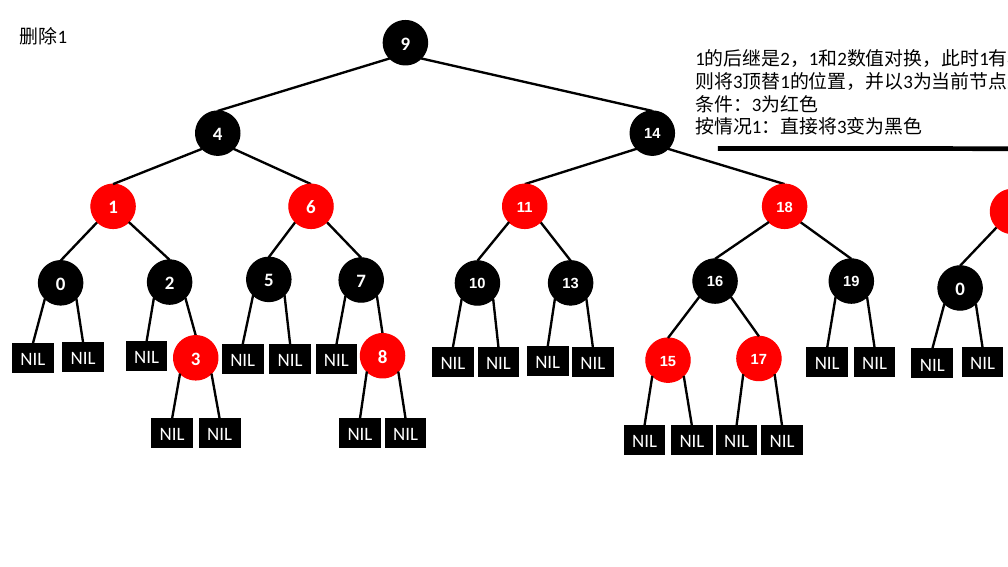
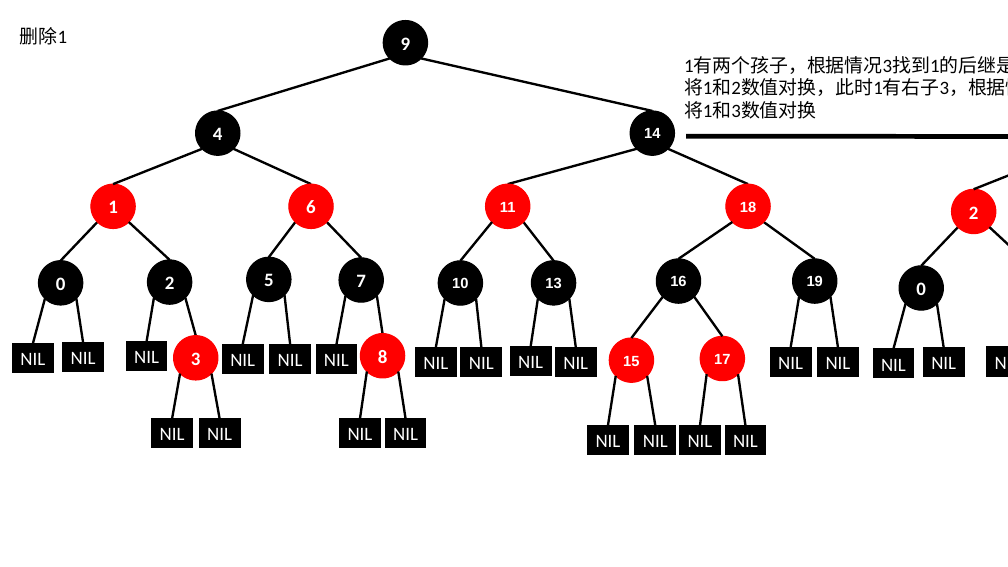
Before and after one commit to BinMarshall/studing, a slide deck: slide 19 of 源码分析/红黑树插入演示.pptx. Drawn at 1008x567 pixels with LibreOffice and Linux fonts; fonts in the diff are those of the drawing. Boxes give left, top, right and bottom in pixels: in the first picture for what was removed or moved away, otherwise in the second. Text is boxed around its words. In the diff, an @@ line names an element or a change of style, - is before the commit and + after.

```diff
--- a/源码分析/红黑树插入演示.pptx
+++ b/源码分析/红黑树插入演示.pptx
@@ text at [684, 56, 1008, 119]: text changed @@
-1的后继是2，1和2数值对换，此时1有右孩子3，
-则将3顶替1的位置，并以3为当前节点进行旋转调色：
-条件：3为红色
-按情况1：直接将3变为黑色
+1有两个孩子，根据情况3找到1的后继是2，
+将1和2数值对换，此时1有右子3，根据情况2
+将1和3数值对换
@@ line moved from (525, 185) - (637, 149) to (508, 185) - (637, 149) @@
@@ line moved from (668, 149) - (785, 185) to (668, 149) - (749, 185) @@
@@ arrow moved from (718, 148) - (1008, 149) to (687, 136) - (1008, 137) @@
@@ line added from (974, 189) to (1008, 154), #000000 2.25 pt @@
@@ ellipse added at [952, 189, 997, 234], fill #FF0000, outline #FF0000 1 pt, 18 pt, text #FFFFFF, bold @@
+2
@@ ellipse removed at [991, 189, 1008, 234] @@
@@ 2 ellipses, 1 line: place and size @@
-2 ellipses, 1 line at [830, 227, 997, 311]
+2 ellipses, 1 line at [792, 227, 958, 311]
@@ line added from (990, 227) to (1008, 265), #000000 2.25 pt @@
@@ 4 lines, 3 rectangles, 2 ellipses: place and size @@
-4 lines, 3 rectangles, 2 ellipses at [433, 222, 613, 377]
+4 lines, 3 rectangles, 2 ellipses at [416, 222, 597, 377]
@@ 2 lines, 1 ellipse, 1 rectangle: place and size @@
-2 lines, 1 ellipse, 1 rectangle at [503, 185, 593, 376]
+2 lines, 1 ellipse, 1 rectangle at [485, 185, 576, 376]
@@ 10 lines, 6 rectangles, 4 ellipses: place and size @@
-10 lines, 6 rectangles, 4 ellipses at [625, 185, 895, 455]
+10 lines, 6 rectangles, 4 ellipses at [588, 185, 858, 455]
@@ line moved from (976, 304) - (983, 348) to (906, 304) - (894, 349) @@
@@ line moved from (944, 304) - (932, 349) to (937, 304) - (944, 348) @@
@@ rectangle "NIL": place and size @@
-rectangle "NIL" at [963, 348, 1003, 377]
+rectangle "NIL" at [987, 347, 1008, 377]
@@ rectangle added at [873, 349, 914, 378], fill #000000, outline #000000 1 pt, 18 pt, text #FFFFFF @@
+NIL
@@ rectangle "NIL": place and size @@
-rectangle "NIL" at [912, 349, 953, 378]
+rectangle "NIL" at [923, 348, 964, 377]
```
Also in this commit, not shown: 19 other slides changed.
